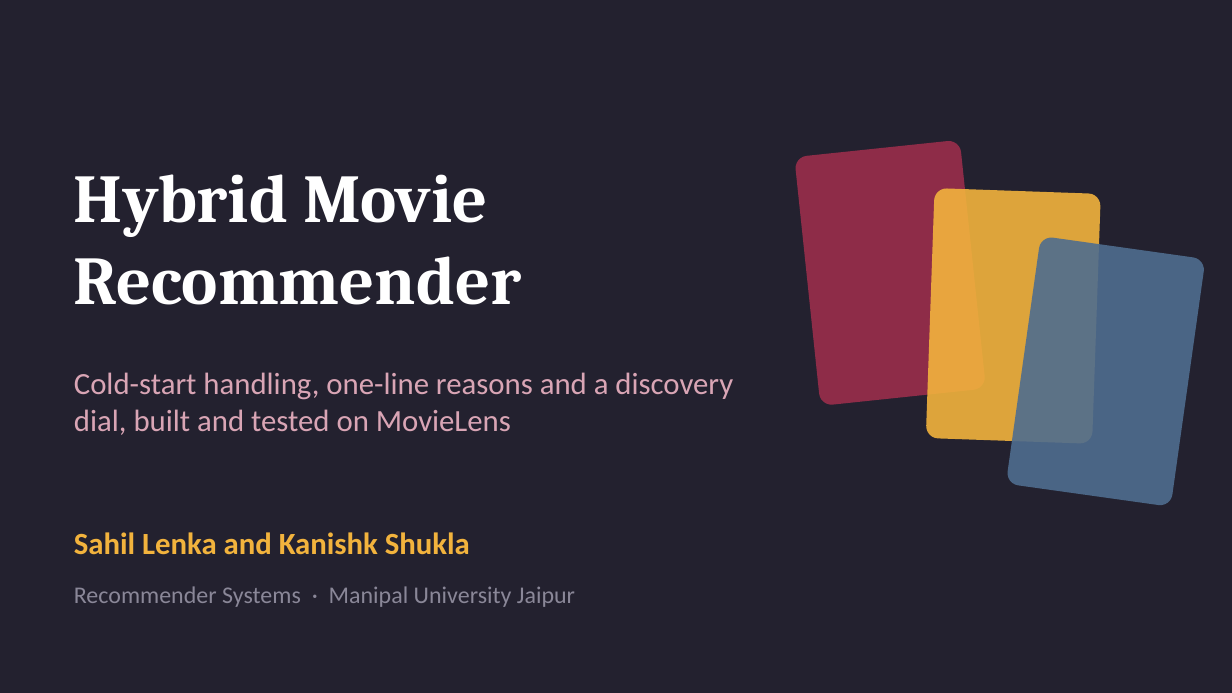
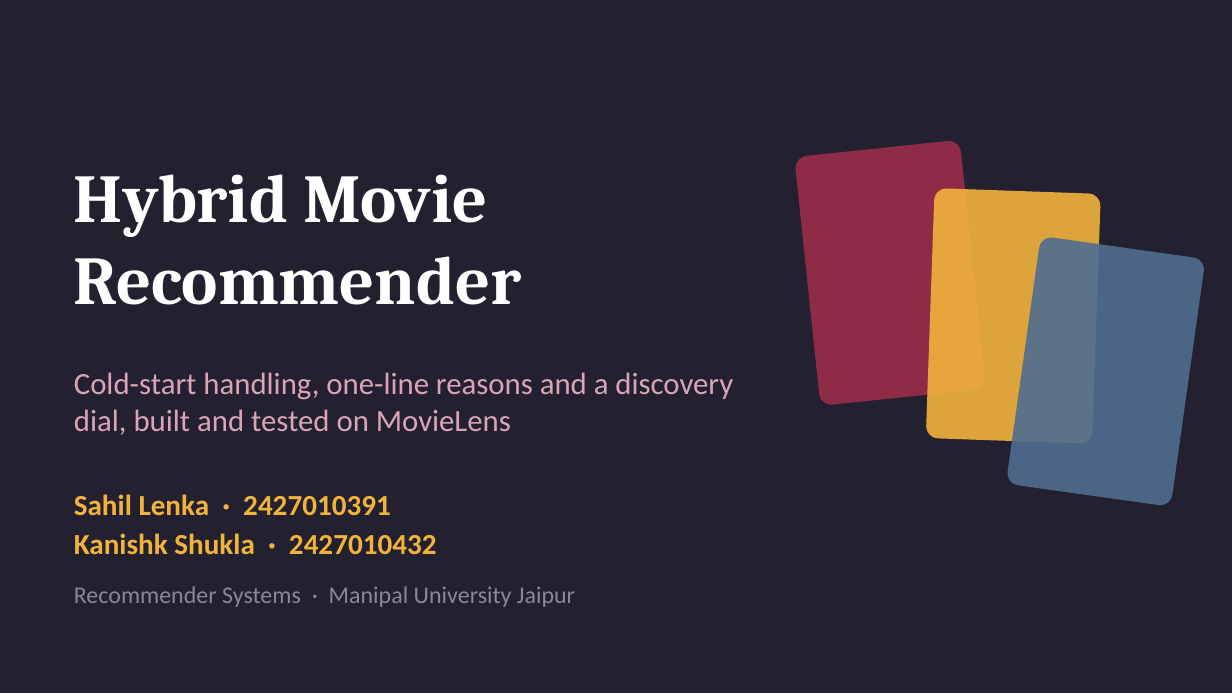
Before and after one commit to Sahil-u07/hybrid-movie-recommender, a slide deck: slide 1 of deck/Hybrid_Movie_Recommender.pptx. Drawn at 1232x693 pixels with LibreOffice and Linux fonts; fonts in the diff are those of the drawing. Boxes give left, top, right and bottom in pixels: in the first picture for what was removed or moved away, otherwise in the second. Text is boxed around its words. In the diff, an @@ line names an element or a change of style, - is before the commit and + after.

```diff
--- a/deck/Hybrid_Movie_Recommender.pptx
+++ b/deck/Hybrid_Movie_Recommender.pptx
@@ text at (x1=74, y1=494, x2=437, y2=554): text changed; size 18 to 17 pt @@
-Sahil Lenka and Kanishk Shukla
+Sahil Lenka · 2427010391
+Kanishk Shukla · 2427010432
@@ text "Sahil Lenka · 2427010391" at (x1=74, y1=494, x2=437, y2=554): vertical alignment middle to top @@
```
Also in this commit, not shown: 1 other slide changed, 5 other files.
